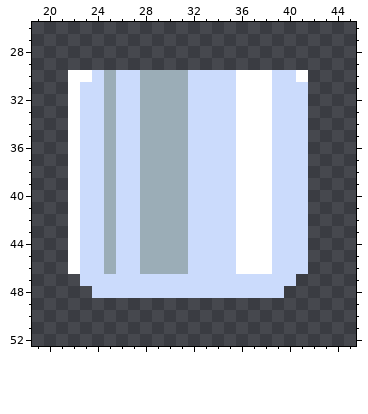
File history of a pixel-art file, Assets/Sprites/Empty Glasses/whiskey-glass.aseprite. The picture above is the old version.
64x64 pixels, 1 frame. Shown: x 19..45, y 26..52.
The same view after the edit:
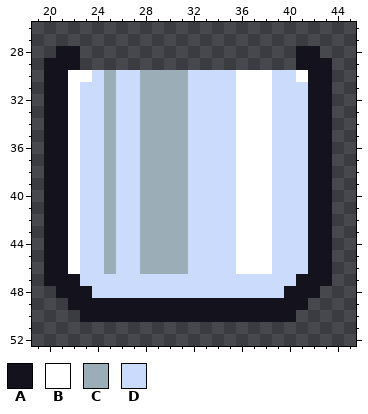
Palette (. is transparent): A #14121d  B #ffffff  C #9badb7  D #cbdbfc
Change:
y 28: x 21..22 .. -> AA; x 41..42 .. -> AA
y 29: x 20..22 ... -> AAA; x 41..43 ... -> AAA
y 30..46: x 20..21 .. -> AA; x 42..43 .. -> AA
y 47: x 20..22 ... -> AAA; x 41..43 ... -> AAA
y 48: x 21..23 ... -> AAA; x 40..42 ... -> AAA
y 49: x 22..41 .................... -> AAAAAAAAAAAAAAAAAAAA
y 50: x 23..40 .................. -> AAAAAAAAAAAAAAAAAA
